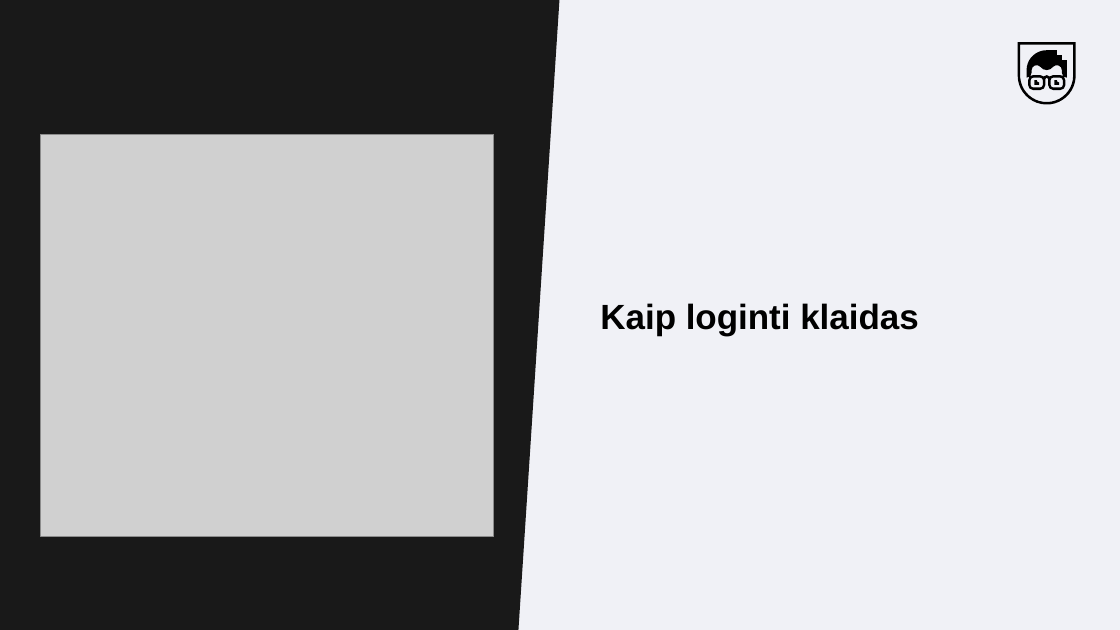
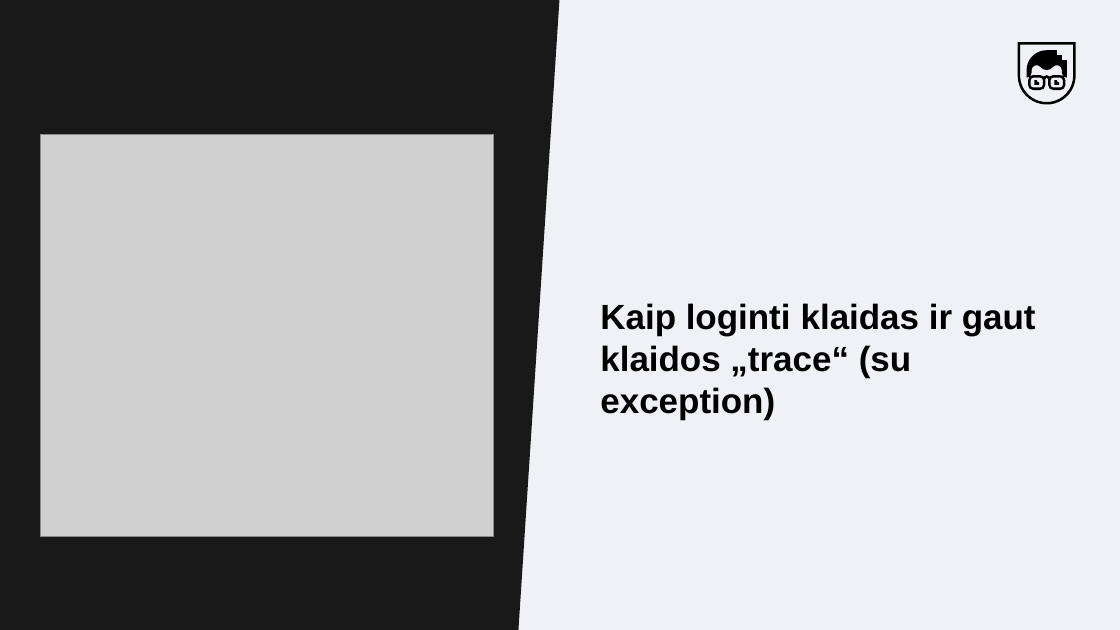
Before and after one commit to MantsSk/CA_Python, a slide deck: slide 18 of Skaidres-Medziaga/18_paskaita_Logginimas.pptx (slide 27 before the commit). Drawn at 1120x630 pixels with LibreOffice and Linux fonts; fonts in the diff are those of the drawing; grey boxes stand for pictures. Boxes give left, top, right and bottom in pixels: in the first picture for what was removed or moved away, otherwise in the second. Text is boxed around its words. In the diff, an @@ line names an element or a change of style, - is before the commit and + after.

```diff
--- a/Skaidres-Medziaga/18_paskaita_Logginimas.pptx
+++ b/Skaidres-Medziaga/18_paskaita_Logginimas.pptx
@@ text at <box>600,303,1036,419</box>: text changed @@
-Kaip loginti klaidas
+Kaip loginti klaidas ir gaut klaidos „trace“ (su exception)
```
Also in this commit, not shown: 7 other slides changed, 9 slides removed, 2 other files.
